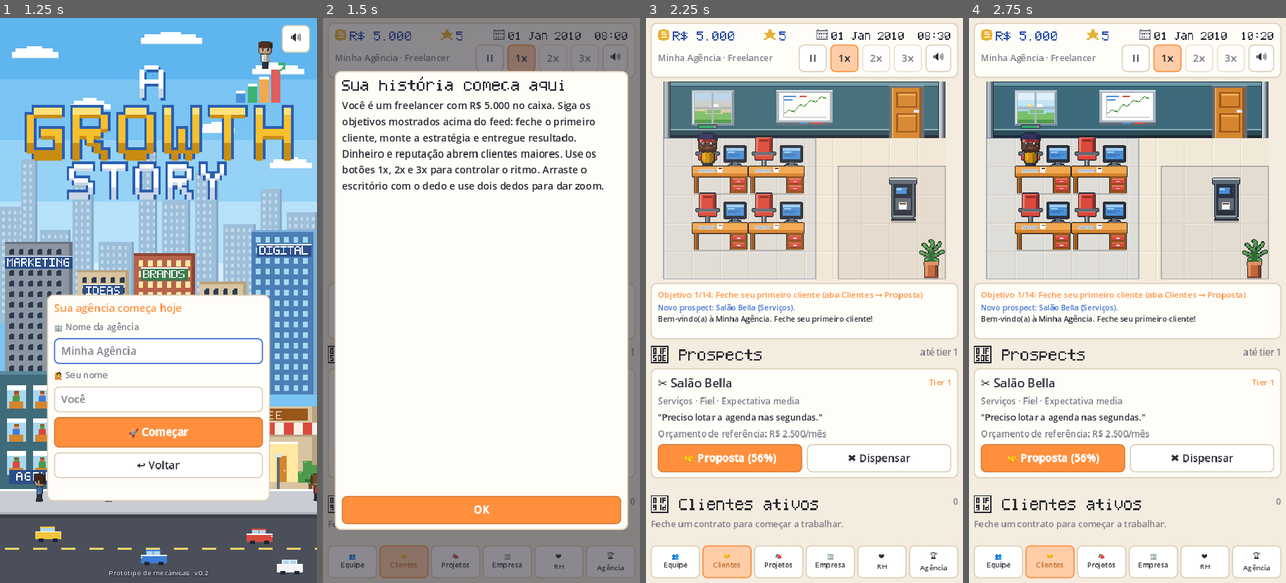
Above: before the commit, frames 1-4 (left to right).
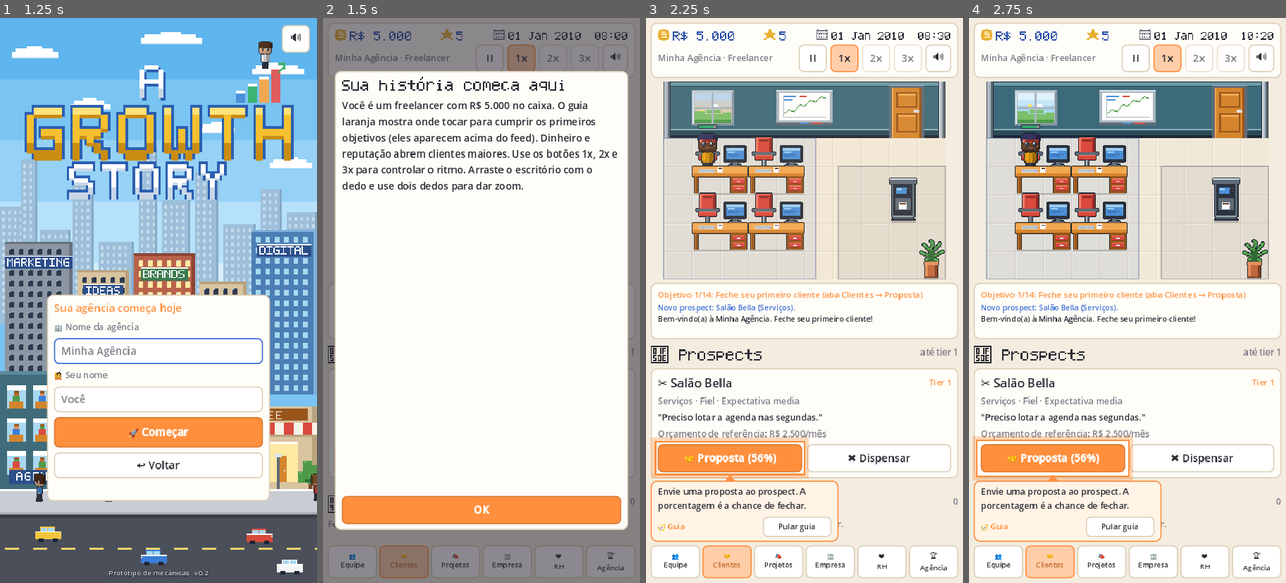
Above: after the commit, the same moments.

Repository: erikedusantanna/Growth-Story
Game: Godot game, scene res://src/ui/main.tscn
The game is run twice, just before and just after one commit, with the same random seed, the same clock (stepped at 60 frames per second) and the same inputs.
Inputs:
- Up to frame 1 (1.25 s): click "🚀 Novo Jogo" at 0.5 s
- Up to frame 2 (1.5 s): click "🚀 Começar" at 1.25 s
- Up to frame 3 (2.25 s): click "OK" at 2 s
- Up to frame 4 (2.75 s): no input

Frame 1 is identical in both runs. In frame 2, 3.3% of the frame differs, in the area x 6-93%, y 14-31%; in frame 3, 3.2%; in frame 4, 3.2%.

Commit message:
Guia inicial: destaca o botão do objetivo atual nos 4 primeiros objetivos
- data/tutorial.json: passos por objetivo (aba, Proposta, Enviar, Diagnóstico,
  2x, Novo projeto, Iniciar, Projetos, Equipe, Contratar) com condições
- TutorialOverlay (CanvasLayer 12): contorno pulsante + cartão curto com seta;
  encontra o botão pela metadata "tutorial"; funciona dentro dos modais;
  "Pular guia"; encerra com aviso ao concluir os primeiros objetivos
- tutorial_done no GameState (persistido no save)
- Testes: passos válidos e roundtrip no sim_test; alvo nav:clients → proposal
  no ui_smoke; duas capturas novas no tour

Co-Authored-By: Claude Fable 5.1 <noreply@anthropic.com>
Claude-Session: https://claude.ai/code/session_01VHKpn2xx3REFSoFH9J4JN9

Diff:
--- /dev/null
+++ b/data/tutorial.json
@@ -0,0 +1,20 @@
+{
+  "comment": "Guia dos primeiros objetivos: para o objetivo atual, o último passo da lista cujo botão-alvo está visível na tela é o destacado. 'when' filtra por situação da partida.",
+  "steps": [
+    {"objective": "first_client", "target": "nav:clients", "text": "Seus prospects ficam na aba Clientes. Toque aqui para vê-los."},
+    {"objective": "first_client", "target": "proposal", "text": "Envie uma proposta ao prospect. A porcentagem é a chance de fechar."},
+    {"objective": "first_client", "target": "send_proposal", "text": "Ajuste o preço: barato fecha fácil, caro rende mais. Depois toque em Enviar."},
+
+    {"objective": "first_diagnosis", "target": "nav:clients", "text": "Cliente fechado! Volte à aba Clientes.", "when": "diagnosis_idle"},
+    {"objective": "first_diagnosis", "target": "diagnosis", "text": "Pague um diagnóstico: ele revela o problema real do cliente. Campanhas certeiras rendem mais estrelas."},
+    {"objective": "first_diagnosis", "target": "speed2", "text": "Diagnóstico em andamento. Toque em 2x para os dias passarem mais rápido.", "when": "diagnosis_running"},
+
+    {"objective": "first_project", "target": "nav:clients", "text": "Problema real descoberto. Abra a aba Clientes para começar o trabalho.", "when": "no_project_running"},
+    {"objective": "first_project", "target": "new_project", "text": "Comece um projeto para o cliente.", "when": "no_project_running"},
+    {"objective": "first_project", "target": "start_project", "text": "Escolha serviços que atacam o problema real e quem vai trabalhar. A prévia mostra o que esperar. Depois toque em Iniciar."},
+    {"objective": "first_project", "target": "nav:projects", "text": "O projeto está rodando: acompanhe na aba Projetos. Use 2x para acelerar os dias.", "when": "project_running"},
+
+    {"objective": "first_hire", "target": "nav:team", "text": "Campanha entregue! Sozinho você não escala: veja os candidatos na aba Equipe."},
+    {"objective": "first_hire", "target": "hire", "text": "Contrate a primeira pessoa. Olhe os atributos, o potencial e o salário mensal."}
+  ]
+}
--- a/src/core/content_db.gd
+++ b/src/core/content_db.gd
@@ -28,6 +28,7 @@
 var competitors: Dictionary = {}
 var scenes: Dictionary = {}          # cenários de evento (data/scenes.json)
 var seasons: Array = []              # datas comemorativas (data/seasons.json)
+var tutorial: Array = []             # passos do guia inicial (data/tutorial.json)
 
 
 func load_all() -> void:
@@ -63,6 +64,7 @@
 	eras = _load_json("res://data/eras.json").get("eras", [])
 	scenes = _load_json("res://data/scenes.json").get("scenes", {})
 	seasons = _load_json("res://data/seasons.json").get("seasons", [])
+	tutorial = _load_json("res://data/tutorial.json").get("steps", [])
 	departments = _load_json("res://data/departments.json")
 	competitors = _load_json("res://data/competitors.json")
 
--- a/src/core/game_state.gd
+++ b/src/core/game_state.gd
@@ -30,6 +30,7 @@
 var events_seen: Dictionary = {}
 var events_last_day: Dictionary = {}   # id -> último dia em que disparou
 var objective_index: int = 0           # objetivo atual (data/objectives.json)
+var tutorial_done := false             # guia dos primeiros objetivos encerrado (concluído ou pulado)
 var furniture: Array = []               # ids de mobília comprada
 var buffs: Array = []                   # [{id, until_day, productivity, stress_rate}] efeitos temporários do RH
 var hr_last_used: Dictionary = {}       # id da ação -> último dia
@@ -158,7 +159,7 @@
 		"finance_history": finance_history.duplicate(true),
 		"month_revenue": month_revenue, "month_expenses": month_expenses,
 		"last_event_day": last_event_day, "events_seen": events_seen.duplicate(),
-		"events_last_day": events_last_day.duplicate(), "objective_index": objective_index,
+		"events_last_day": events_last_day.duplicate(), "objective_index": objective_index, "tutorial_done": tutorial_done,
 		"furniture": furniture.duplicate(), "buffs": buffs.duplicate(true), "hr_last_used": hr_last_used.duplicate(),
 		"hr_hired": hr_hired, "pets": pets.duplicate(),
 		"agency_events": agency_events.duplicate(true), "agency_events_last": agency_events_last.duplicate(),
@@ -202,6 +203,7 @@
 	s.events_seen = d.get("events_seen", {})
 	s.events_last_day = d.get("events_last_day", {})
 	s.objective_index = int(d.get("objective_index", 0))
+	s.tutorial_done = bool(d.get("tutorial_done", false))
 	s.furniture = Array(d.get("furniture", []))
 	s.buffs = Array(d.get("buffs", []))
 	s.hr_last_used = d.get("hr_last_used", {})
--- a/src/ui/hud.gd
+++ b/src/ui/hud.gd
@@ -50,6 +50,8 @@
 		var b := UIKit.button("%dx" % speed, func(): Game.set_speed(speed), false, 36)
 		b.size_flags_horizontal = 0
 		b.custom_minimum_size.x = 48
+		if speed == 2:
+			b.set_meta("tutorial", "speed2")
 		bottom.add_child(b)
 		speed_buttons.append(b)
 	music_button = UIKit.button("🔊", func():
--- a/src/ui/main.gd
+++ b/src/ui/main.gd
@@ -14,6 +14,7 @@
 var popups: Popups
 var event_stage: EventStage
 var title_screen: TitleScreen
+var tutorial: TutorialOverlay
 var current_screen := "clients"
 
 
@@ -83,6 +84,7 @@
 		b.add_theme_font_size_override("font_size", 12)
 		b.clip_text = true
 		b.tooltip_text = SCREEN_LABELS[key]
+		b.set_meta("tutorial", "nav:%s" % key)
 		nav.add_child(b)
 		nav_buttons[key] = b
 	root.add_child(nav)
@@ -94,6 +96,11 @@
 	add_child(stage_layer)
 	event_stage = EventStage.new()
 	stage_layer.add_child(event_stage)
+	var guide_layer := CanvasLayer.new()
+	guide_layer.layer = 12   # acima dos modais: destaca botões dentro deles também
+	add_child(guide_layer)
+	tutorial = TutorialOverlay.new()
+	guide_layer.add_child(tutorial)
 
 	title_screen = TitleScreen.new()
 	title_screen.start_requested.connect(_on_game_started)
@@ -149,7 +156,7 @@
 	_refresh_feed()
 	if Game.state.day == 0:
 		popups.show_info("Sua história começa aqui",
-			"Você é um freelancer com %s no caixa. Siga os objetivos mostrados acima do feed: feche o primeiro cliente, monte a estratégia e entregue resultado. Dinheiro e reputação abrem clientes ma …(154 unchanged characters)…
+			"Você é um freelancer com %s no caixa. O guia laranja mostra onde tocar para cumprir os primeiros objetivos (eles aparecem acima do feed). Dinheiro e reputação abrem clientes ma …(154 unchanged characters)…
 	Game.state.paused = false
 
 
--- a/src/ui/popups/new_project_dialog.gd
+++ b/src/ui/popups/new_project_dialog.gd
@@ -131,6 +131,7 @@
 	var buttons := UIKit.hbox()
 	buttons.add_child(UIKit.button("✖️ Cancelar", popups.close))
 	start_button = UIKit.button("🚀 Iniciar projeto", _start, true)
+	start_button.set_meta("tutorial", "start_project")
 	buttons.add_child(start_button)
 	v.add_child(buttons)
 	_update_preview()
--- a/src/ui/popups/popups.gd
+++ b/src/ui/popups/popups.gd
@@ -265,6 +265,7 @@
 		var hint := UIKit.muted("", 13)
 		b.add_child(hint)
 		var send := UIKit.button("📨 Enviar proposta", Callable(), true)
+		send.set_meta("tutorial", "send_proposal")
 		var refresh := func():
 			var factor: float = slider.value / 100.0
 			var pct := int(roundf((factor - 1.0) * 100.0))
--- a/src/ui/screens/clients_screen.gd
+++ b/src/ui/screens/clients_screen.gd
@@ -43,7 +43,9 @@
 	v.add_child(UIKit.muted("Orçamento de referência: %s/mês" % UIKit.money(c.budget)))
 	var chance := Game.clients.proposal_chance(c)
 	var actions := UIKit.hbox()
-	actions.add_child(UIKit.button("🤝 Proposta (%d%%)" % int(chance), func(): popups().show_proposal(c), true))
+	var propose := UIKit.button("🤝 Proposta (%d%%)" % int(chance), func(): popups().show_proposal(c), true)
+	propose.set_meta("tutorial", "proposal")
+	actions.add_child(propose)
 	actions.add_child(UIKit.button("✖️ Dispensar", func(): Game.clients.drop_prospect(c)))
 	v.add_child(actions)
 	if c.proposal_attempts > 0:
@@ -76,9 +78,12 @@
 			var r := Game.clients.start_diagnosis(c)
 			if not r.ok:
 				popups().show_info("Diagnóstico", r.reason))
+		diag.set_meta("tutorial", "diagnosis")
 		actions.add_child(diag)
 	if running == null:
-		actions.add_child(UIKit.button("📣 Novo projeto", func(): popups().show_new_project(c), true))
+		var new_project := UIKit.button("📣 Novo projeto", func(): popups().show_new_project(c), true)
+		new_project.set_meta("tutorial", "new_project")
+		actions.add_child(new_project)
 	v.add_child(actions)
 	if running != null:
 		v.add_child(UIKit.label("Em andamento: %s (%d%%)" % [running.title, int(running.progress() * 100)], 14, UIKit.COLOR_BLUE))
--- a/src/ui/screens/team_screen.gd
+++ b/src/ui/screens/team_screen.gd
@@ -181,6 +181,7 @@
 			popups().show_info("Não foi possível contratar", r.reason), true)
 	hire.disabled = not check.ok
 	hire.tooltip_text = check.reason
+	hire.set_meta("tutorial", "hire")
 	actions.add_child(hire)
 	actions.add_child(UIKit.button("✖️ Recusar", func(): Game.employees.decline(c)))
 	v.add_child(actions)
--- /dev/null
+++ b/src/ui/tutorial_overlay.gd
@@ -0,0 +1,187 @@
+class_name TutorialOverlay
+extends Control
+## Guia dos primeiros objetivos (data/tutorial.json): destaca com um contorno pulsante o botão
+## que leva ao objetivo atual e mostra um cartão curto explicando o porquê. Os botões são
+## encontrados pela metadata "tutorial" (ex.: "nav:clients", "proposal"). Termina sozinho ao
+## concluir os primeiros objetivos ou com "Pular".
+
+const TUTORIAL_OBJECTIVES := 4          # first_client, first_diagnosis, first_project, first_hire
+const SCAN_INTERVAL := 0.2
+const CARD_WIDTH := 320.0
+
+var step: Dictionary = {}
+var target: Control = null
+var card: PanelContainer
+var text_label: Label
+var was_active := false
+var _scan := 0.0
+var _pulse := 0.0
+
+
+func _ready() -> void:
+	set_anchors_and_offsets_preset(Control.PRESET_FULL_RECT)
+	mouse_filter = Control.MOUSE_FILTER_IGNORE
+	card = PanelContainer.new()
+	card.theme = UIKit.theme()
+	var style := StyleBoxFlat.new()
+	style.bg_color = Color("#fff4e6")
+	style.border_color = UIKit.COLOR_ACCENT
+	style.set_border_width_all(2)
+	style.set_corner_radius_all(10)
+	style.content_margin_left = 12
+	style.content_margin_right = 12
+	style.content_margin_top = 8
+	style.content_margin_bottom = 8
+	card.add_theme_stylebox_override("panel", style)
+	card.visible = false
+	add_child(card)
+	var v := UIKit.vbox(6)
+	card.add_child(v)
+	text_label = UIKit.label("", 15, UIKit.COLOR_TEXT, true)
+	text_label.custom_minimum_size.x = CARD_WIDTH - 24
+	v.add_child(text_label)
+	var row := UIKit.hbox()
+	row.add_child(UIKit.label("🧭 Guia", 13, UIKit.COLOR_ACCENT))
+	var spacer := Control.new()
+	spacer.size_flags_horizontal = Control.SIZE_EXPAND_FILL
+	row.add_child(spacer)
+	var skip := UIKit.button("Pular guia", skip_tutorial, false, 30)
+	skip.add_theme_font_size_override("font_size", 13)
+	row.add_child(skip)
+	v.add_child(row)
+
+
+func active() -> bool:
+	if not Game.has_game() or Game.state.tutorial_done:
+		return false
+	return Game.state.objective_index < TUTORIAL_OBJECTIVES and not Game.objectives.current().is_empty()
+
+
+func skip_tutorial() -> void:
+	if Game.has_game():
+		Game.state.tutorial_done = true
+	_clear()
+
+
+func _process(delta: float) -> void:
+	var main = get_tree().get_first_node_in_group("main")
+	if main == null or main.title_screen.visible or not active():
+		if was_active and Game.has_game() and not Game.state.tutorial_done and Game.state.objective_index >= TUTORIAL_OBJECTIVES:
+			# concluiu os primeiros objetivos com o guia ligado: encerra com um aviso
+			Game.state.tutorial_done = true
+			main.popups.show_info("Você já sabe o básico",
+				"Guia concluído. Os próximos objetivos aparecem acima do feed; siga-os no seu ritmo. Dica: reputação abre clientes maiores e treinamentos deixam a equipe mais forte.")
+		was_active = false
+		_clear()
+		return
+	was_active = true
+	_scan -= delta
+	if _scan <= 0.0:
+		_scan = SCAN_INTERVAL
+		_pick_step(main)
+	if target != null and not is_instance_valid(target):
+		target = null
+	_pulse += delta
+	_place_card()
+	queue_redraw()
+
+
+func _clear() -> void:
+	step = {}
+	target = null
+	card.visible = false
+	queue_redraw()
+
+
+## Entre os passos do objetivo atual, vale o último cuja condição bate e cujo botão está na tela.
+func _pick_step(main) -> void:
+	var obj_id := String(Game.objectives.current().get("id", ""))
+	var steps: Array = Game.content.tutorial
+	var popup_open: bool = main.popups.is_open()
+	step = {}
+	target = null
+	for i in range(steps.size() - 1, -1, -1):
+		var s: Dictionary = steps[i]
+		if String(s.get("objective", "")) != obj_id or not _condition_ok(String(s.get("when", ""))):
+			continue
+		var ctrl := _find_target(main, String(s.get("target", "")))
+		if ctrl == null:
+			continue
+		# com um modal aberto só vale o que está dentro dele (o resto fica escurecido)
+		if popup_open and not main.popups.holder.is_ancestor_of(ctrl):
+			continue
+		step = s
+		target = ctrl
+		break
+	card.visible = target != null
+	if target != null:
+		text_label.text = String(step.get("text", ""))
+
+
+func _condition_ok(when: String) -> bool:
+	var st: GameState = Game.state
+	var diag_running := false
+	for c in st.clients:
+		if c.diagnosis_days_left > 0:
+			diag_running = true
+	match when:
+		"":
+			return true
+		"project_running":
+			return not st.running_projects().is_empty()
+		"no_project_running":
+			return st.running_projects().is_empty()
+		"diagnosis_running":
+			return diag_running
+		"diagnosis_idle":
+			return not diag_running
+	return true
+
+
+func _find_target(root: Node, tag: String) -> Control:
+	if tag == "":
+		return null
+	var stack: Array = [root]
+	while not stack.is_empty():
+		var n: Node = stack.pop_back()
+		if n is Control and n.has_meta("tutorial") and String(n.get_meta("tutorial")) == tag:
+			var c := n as Control
+			if c.is_visible_in_tree() and c.size.x > 0.0 and not (c is BaseButton and (c as BaseButton).disabled):
+				return c
+		for child in n.get_children():
+			stack.append(child)
+	return null
+
+
+func _place_card() -> void:
+	if target == null:
+		card.visible = false
+		return
+	card.visible = true
+	card.reset_size()
+	card.size.x = CARD_WIDTH
+	var rect := target.get_global_rect()
+	var vp := get_viewport_rect().size
+	var below := rect.end.y + 14.0
+	var y := below if below + card.size.y < vp.y - 8.0 else rect.position.y - card.size.y - 14.0
+	var x := clampf(rect.get_center().x - card.size.x * 0.5, 8.0, vp.x - card.size.x - 8.0)
+	card.position = Vector2(x, y).round()
+
+
+func _draw() -> void:
+	if target == null:
+		return
+	var rect := target.get_global_rect()
+	var grow := 4.0 + 3.0 * (0.5 + 0.5 * sin(_pulse * 5.0))
+	var outer := rect.grow(grow + 4.0)
+	draw_rect(outer, Color(UIKit.COLOR_ACCENT, 0.35), false, 6.0)
+	draw_rect(rect.grow(grow), UIKit.COLOR_ACCENT, false, 3.0)
+	# seta do cartão para o alvo
+	var cx := clampf(rect.get_center().x, card.position.x + 20.0, card.position.x + card.size.x - 20.0)
+	var tri: PackedVector2Array
+	if card.position.y > rect.end.y:
+		tri = PackedVector2Array([Vector2(cx, card.position.y - 10.0), Vector2(cx - 9.0, card.position.y + 1.0), Vector2(cx + 9.0, card.position.y + 1.0)])
+	else:
+		var by := card.position.y + card.size.y
+		tri = PackedVector2Array([Vector2(cx, by + 10.0), Vector2(cx - 9.0, by - 1.0), Vector2(cx + 9.0, by - 1.0)])
+	draw_colored_polygon(tri, UIKit.COLOR_ACCENT)
--- a/tests/screenshot_tour.gd
+++ b/tests/screenshot_tour.gd
@@ -21,6 +21,14 @@
 	main.popups.close()
 	await _frames(2)
 	await _shot("02b_escritorio_inicial")
+	main.show_screen("clients")
+	await get_tree().create_timer(0.4).timeout
+	await _shot("02c_guia_proposta")
+	main.popups.show_proposal(Game.state.prospects()[0])
+	await get_tree().create_timer(0.4).timeout
+	await _shot("02d_guia_enviar")
+	main.popups.close()
+	Game.state.tutorial_done = true
 	Game.manual_time = true
 	# prepara um estado interessante: 3 pessoas, cliente ativo, projeto rodando
 	var st: GameState = Game.state
--- a/tests/sim_test.gd
+++ b/tests/sim_test.gd
@@ -478,3 +478,13 @@
 	Audio.set_ambience_enabled(false)
 	check(not Audio.ambience_enabled, "toggle desliga o som ambiente")
 	Audio.set_ambience_enabled(true)
+	# guia inicial: passos apontam para objetivos existentes e o estado persiste no save
+	var objective_ids: Array = game.content.objectives.map(func(o): return String(o.get("id", "")))
+	var steps_ok: bool = not game.content.tutorial.is_empty()
+	for s in game.content.tutorial:
+		if not objective_ids.has(String(s.get("objective", ""))) or String(s.get("target", "")) == "":
+			steps_ok = false
+	check(steps_ok, "passos do guia apontam para objetivos e botões válidos (%d passos)" % game.content.tutorial.size())
+	game.state.tutorial_done = true
+	var restored = GameState.from_dict(game.state.to_dict())
+	check(restored.tutorial_done, "tutorial_done sobrevive ao save")
--- a/tests/ui_smoke_test.gd
+++ b/tests/ui_smoke_test.gd
@@ -19,6 +19,18 @@
 	print("  jogo iniciado: %s" % Game.state.agency_name)
 	main.popups.close()  # fecha o aviso inicial
 	await get_tree().process_frame
+	# guia dos primeiros objetivos: fora da aba Clientes aponta para ela; nela, para a proposta
+	main.show_screen("team")
+	await get_tree().create_timer(0.3).timeout
+	var guide_nav: String = String(main.tutorial.step.get("target", ""))
+	main.show_screen("clients")
+	await get_tree().create_timer(0.3).timeout
+	var guide_proposal: String = String(main.tutorial.step.get("target", ""))
+	print("  guia: %s → %s" % [guide_nav, guide_proposal])
+	var guide_ok: bool = guide_nav == "nav:clients" and guide_proposal == "proposal" and main.tutorial.card.visible
+	main.tutorial.skip_tutorial()
+	await get_tree().process_frame
+	guide_ok = guide_ok and Game.state.tutorial_done and not main.tutorial.card.visible
 	for key in main.SCREEN_ORDER:
 		main.show_screen(key)
 		await get_tree().process_frame
@@ -145,7 +157,7 @@
 	main.show_title()
 	await get_tree().process_frame
 	print("  workers no escritório: %d" % main.office_view.workers.size())
-	var ok: bool = Game.state.day >= 30 and main.office_view.workers.size() == Game.state.employees.size() and training_seen and scene_seen and scene_hidden and agency_scene and decor_seen and decor_gone
+	var ok: bool = Game.state.day >= 30 and main.office_view.workers.size() == Game.state.employees.size() and training_seen and scene_seen and scene_hidden and agency_scene and decor_seen and decor_gone and guide_ok
 	print("[%s] UI smoke" % ("OK" if ok else "FALHA"))
 	get_tree().quit(0 if ok else 1)
 
Not shown, changed: README.md
